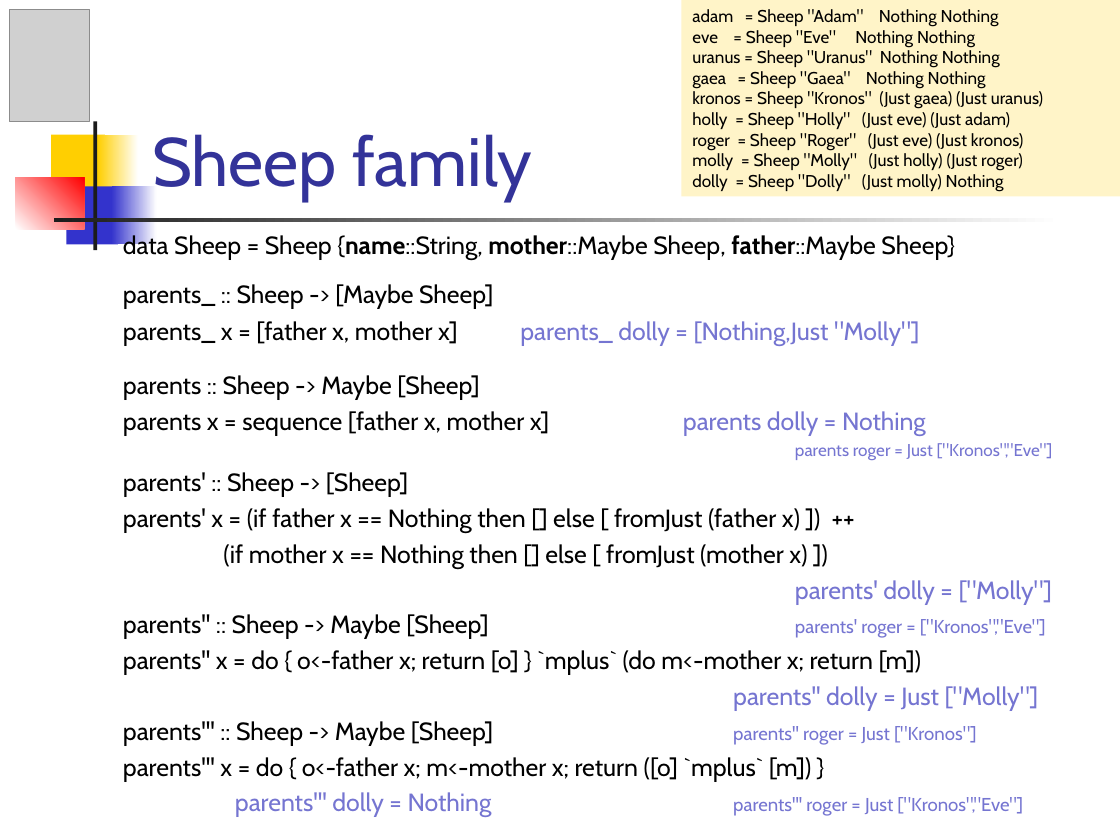
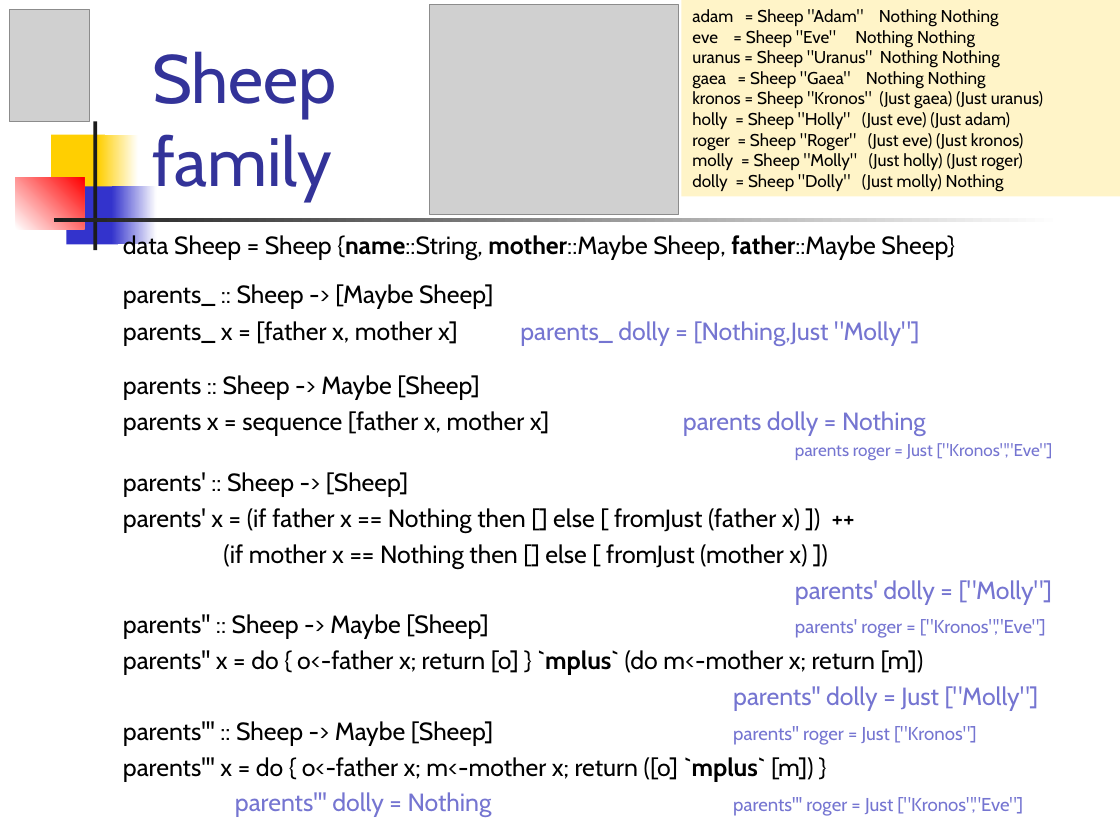
Before and after one commit to Funkcionalne/Prednasky, a slide deck: slide 14 of 12/12_fpro.ppt (slide 13 before the commit). Drawn at 1120x840 pixels with LibreOffice and Linux fonts; fonts in the diff are those of the drawing; grey boxes stand for pictures. Boxes give left, top, right and bottom in pixels: in the first picture for what was removed or moved away, otherwise in the second. Text is boxed around its words. In the diff, an @@ line names an element or a change of style, - is before the commit and + after.

```diff
--- a/12/12_fpro.ppt
+++ b/12/12_fpro.ppt
@@ title "Sheep family" rewrapped from (152, 134, 532, 201) to (152, 51, 337, 201) @@
@@ picture added at (429, 4, 679, 215) @@
@@ text at (123, 650, 924, 782): bold on in "`mplus`", "`mplus`" @@
```
Also in this commit, not shown: 18 other slides changed, 2 slides added, 1 other file.
